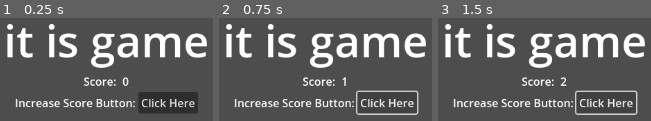
Above: before the commit, frames 1-3 (left to right).
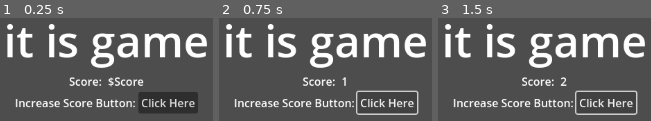
Above: after the commit, the same moments.

Repository: LemJukes/godot-4-achievement-system-alpha
Game: Godot game, scene res://itisgame.tscn
Two runs of this game, one before a commit and one after it. Both use one fixed random seed, a clock stepped at 60 frames per second and the inputs below.
Inputs:
- Up to frame 1 (0.25 s): no input
- Up to frame 2 (0.75 s): click "Click Here" at 0.5 s
- Up to frame 3 (1.5 s): click "Click Here" at 1.25 s

The runs differ from the first frame. In frame 1, 1.8% of the frame differs, in the area x 32-68%, y 57-67%; in frame 2, nothing differs; in frame 3, nothing differs.

Commit message:
Update itisgame.gd

Diff:
--- a/itisgame.gd
+++ b/itisgame.gd
@@ -5,8 +5,9 @@
 
 # Called when the node enters the scene tree for the first time.
 func _ready() -> void:
-	score_value.text = str(score)
+	pass
 
 func _on_score_button_pressed() -> void:
 	score += 1
 	score_value.text = str(score)
+	print("Score: ", score)
